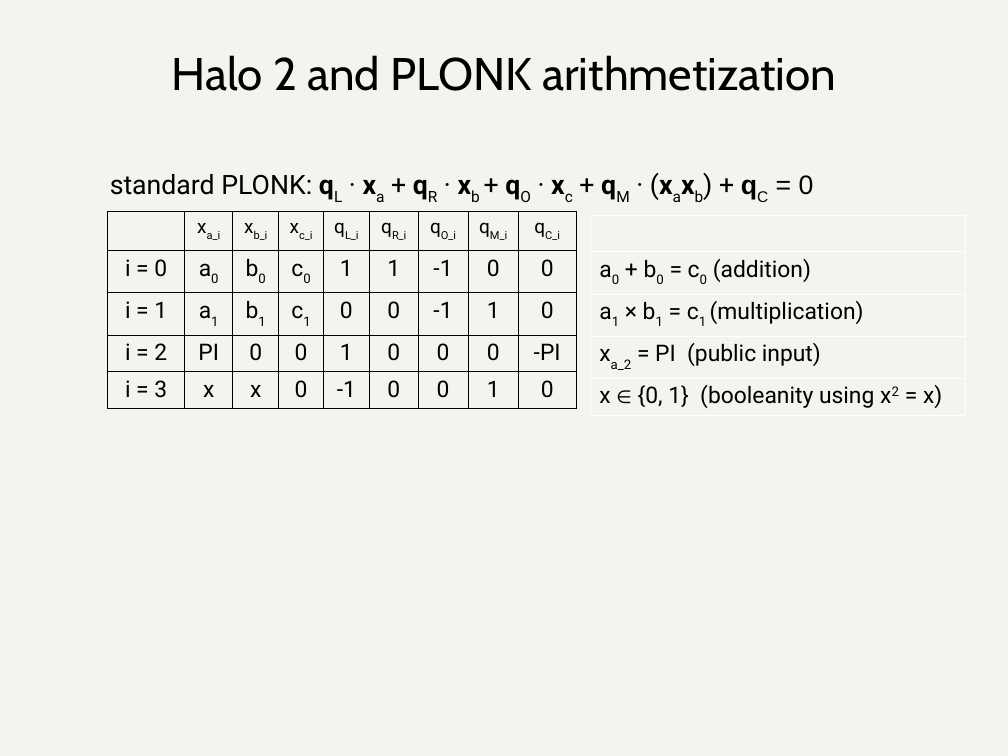
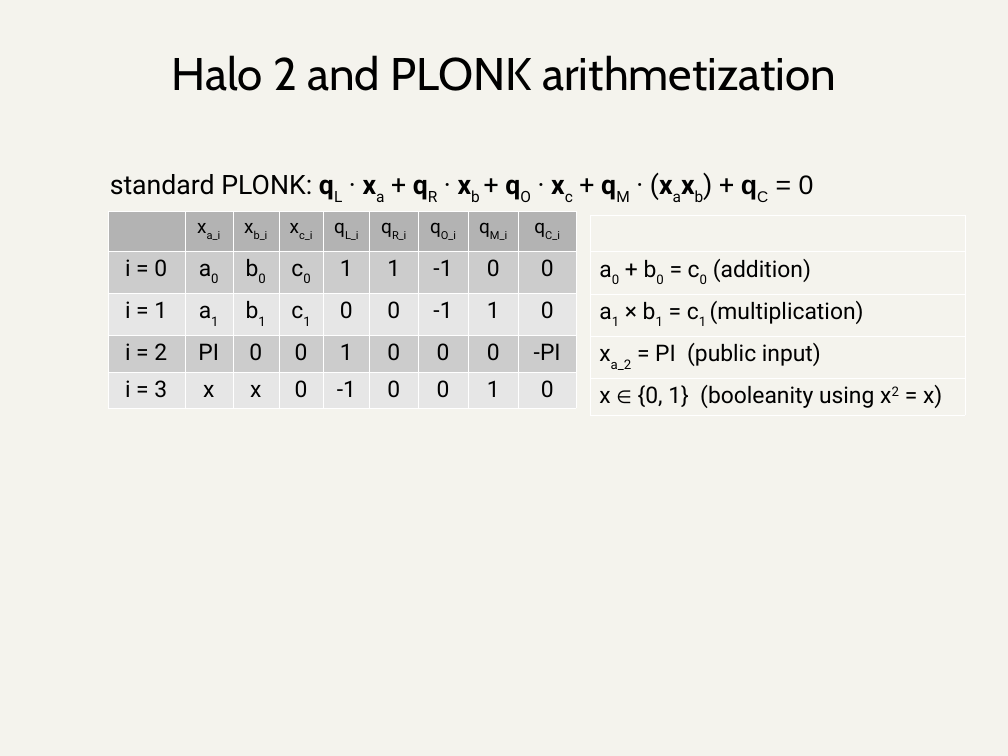
Before and after one commit to daira/halographs, a slide deck: slide 7 of deepdive.odp. Drawn at 1008x756 pixels with LibreOffice and Linux fonts; fonts in the diff are those of the drawing. Boxes give left, top, right and bottom in pixels: in the first picture for what was removed or moved away, otherwise in the second. Text is boxed around its words. In the diff, an @@ line names an element or a change of style, - is before the commit and + after.

```diff
--- a/deepdive.odp
+++ b/deepdive.odp
@@ table at <box>108,211,575,406</box> @@
@@ fill none to #B3B3B3 in 8 cells @@
@@ fill none to #CCCCCC in 18 cells @@
@@ fill none to #E6E6E6 in 18 cells @@
@@ borders changed @@
```
Also in this commit, not shown: 11 other slides changed, 2 other files.
